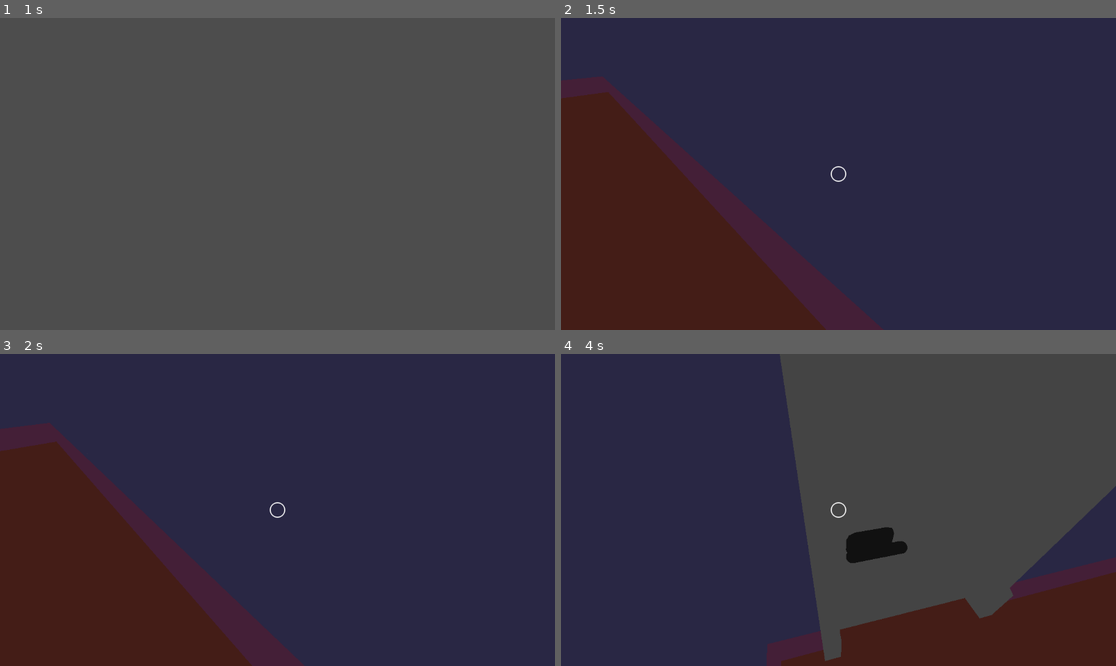
Above: before the commit, frames 1-4 (two rows, left to right).
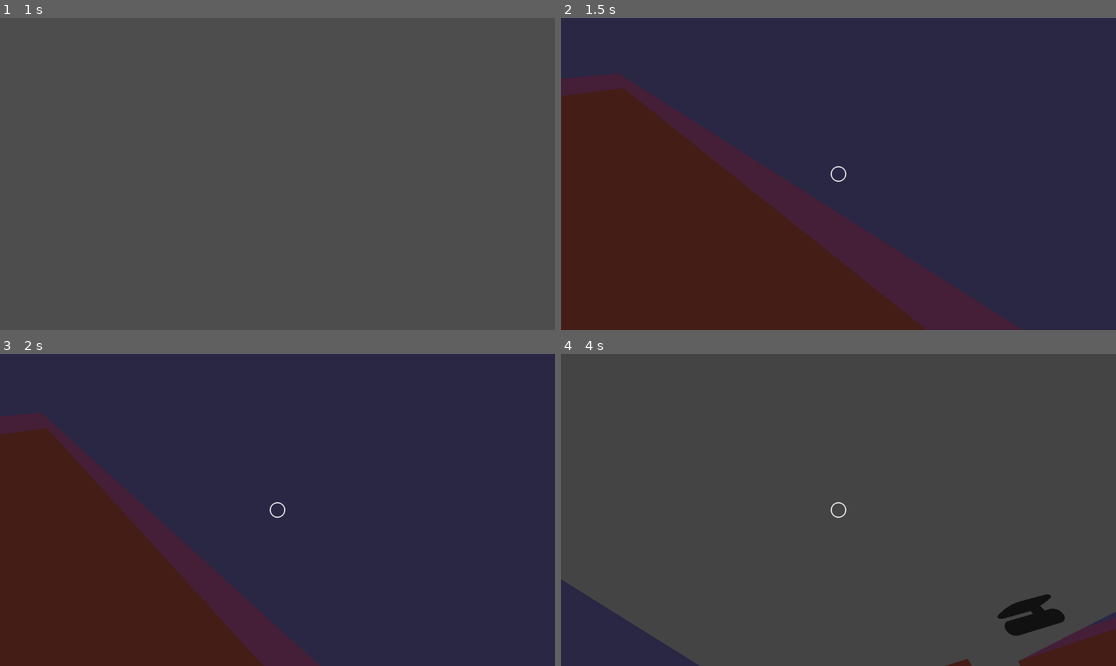
Above: after the commit, the same moments.

Repository: IAmNotIsaac/carliles-bad-dream
Game: Godot game, scene res://scenes/general/main.tscn
Same seed, same stepped clock (60 frames per second), same inputs: the game is played once before the commit and once after it.
Inputs (mouse positions are in pixels of both pictures, inside the frame that each line leads up to):
- Up to frame 1 (1 s): tap Enter at 0.5 s; move the mouse to (399, 158) at 0.52 s; hold D (move_right) from 0.53 s (still down); tap C (crawl) at 0.6 s; tap Space (jump) at 0.77 s
- Up to frame 2 (1.5 s): move the mouse to (810, 174) at 1.27 s; release D (move_right) at 1.28 s; hold W (move_forward) from 1.28 s (still down); tap C (crawl) at 1.35 s
- Up to frame 3 (2 s): keep holding W (move_forward); tap Space (jump) at 1.52 s
- Up to frame 4 (4 s): keep holding W (move_forward); move the mouse to (849, 503) at 2.02 s; press the mouse at (849, 503) at 2.03 s; tap C (crawl) at 2.3, 3.05, 3.6 s; move the mouse to (832, 516) at 2.77 s; release the mouse at (832, 516) at 2.78 s; tap Shift (walk) at 2.85 s; tap Space (jump) at 3.02, 3.5, 3.77 s; move the mouse to (877, 513) at 3.52 s

Frame 1 is identical in both runs. In frame 2, 16% of the frame differs, in the area x 0-83%, y 17-100%; in frame 3, 2.8%; in frame 4, 53%, in the area x 0-100%, y 0-100%.

Commit message:
a bit of polish here and there

Diff:
--- a/scenes/general/player.gd
+++ b/scenes/general/player.gd
@@ -80,6 +80,8 @@
 ## Private methods ##
 
 func _ready() -> void:
+	IntersceneData.force_player_state.connect(_on_force_state)
+
 	_interact_cast.collision_mask = _interact_collision_mask
 	_mesh.layers = _render_layers
 
@@ -93,6 +95,13 @@
 	if _cam_target != null:
 		_cam_target.set_cull_mask(_cam_target.get_cull_mask() & ~_mesh.layers)
 	_state.ready()
+
+	if IntersceneData.player_crawling:
+		_state.switch(States.CRAWL)
+
+
+func _on_force_state(state : States) -> void:
+	_state.switch(state)
 
 
 func _deferred_input(event : InputEvent) -> void:
@@ -209,11 +218,9 @@
 	var move_strafe = Vector3(cos(-theta) * input.x, 0.0, sin(-theta) * input.x)
 	var accel := _gravity * delta
 
-	var v := Vector2(velocity.x, velocity.z)
+	var v := Vector2(velocity.x + (move_forward.x + move_strafe.x) * _AIR_FRICTION, velocity.z + (move_forward.z + move_strafe.z) * _AIR_FRICTION)
 	v = v.limit_length(_air_speed)
 	velocity = Vector3(v.x, velocity.y, v.y)
-#	velocity.x = clamp(velocity.x + (move_forward.x + move_strafe.x) * _AIR_FRICTION, -_run_speed * speed_factor * max(_FAST_SPEED, 1.0), _run_speed * speed_factor * max(_FAST_SPEED, 1.0))
-#	velocity.z = clamp(velocity.z + (move_forward.z + move_strafe.z) * _AIR_FRICTION, -_run_speed * speed_factor * max(_FAST_SPEED, 1.0), _run_speed * speed_factor * max(_FAST_SPEED, 1.0))
 	velocity.y -= accel
 
 	move_and_slide()
@@ -273,9 +280,12 @@
 
 	if Input.is_action_just_pressed("crawl"):
 		_state.switch(States.GROUND)
+#		IntersceneData.force_player_state.emit(States.GROUND)
+		return
 
 	if not is_on_floor():
-		_state.switch(States.AIR)
+		IntersceneData.force_player_state.emit(States.AIR)
+		return
 
 
 func _sp_LAND(delta : float) -> void:
@@ -383,8 +393,13 @@
 
 
 func _sl_CRAWL() -> void:
+	IntersceneData.player_crawling = true
 	_crawl_collision()
 	_cam.position.y = _CRAWL_CAM_HEIGHT
+
+
+func _su_CRAWL() -> void:
+	IntersceneData.player_crawling = false
 
 
 func _sl_WALLRUN() -> void:
--- a/scenes/levels/carlile_room.gd
+++ b/scenes/levels/carlile_room.gd
@@ -7,7 +7,8 @@
 ## Private methods
 
 func _on_enter_carlile_dream_interacted_with() -> void:
-	Level.load_dream_world(Level.LEVELS.DREAM.TEST_DREAM_WORLD)
+	if Level.root_nodes.dream == null:
+		Level.load_dream_world(Level.LEVELS.DREAM.TEST_DREAM_WORLD)
 
 
 func _on_ceiling_light_visibility_changed() -> void:
--- a/scenes/levels/carlile_room.tscn
+++ b/scenes/levels/carlile_room.tscn
@@ -61,6 +61,7 @@
 _jump_force = 3.0
 _walk_speed = 2.0
 _run_speed = 1.0
+_crawl_speed = 0.35
 _wallrun_limit = 0
 _camera_target_path = NodePath("../CameraTarget")
 
@@ -245,7 +246,7 @@
 transform = Transform3D(1, 0, 0, 0, 1, 0, 0, 0, 1, 2, 0, 1)
 
 [node name="door" parent="Visual" instance=ExtResource("12_wrcht")]
-transform = Transform3D(1, 0, 0, 0, 1, 0, 0, 0, 1, 2, 1, 1)
+transform = Transform3D(-1, 0, -8.74228e-08, 0, 1, 0, 8.74228e-08, 0, -1, 2, 1, 1)
 
 [node name="light2" parent="Visual" instance=ExtResource("13_rtgam")]
 transform = Transform3D(1, 0, 0, 0, 1, 0, 0, 0, 1, 0, 2.5, -2)
--- a/scenes/levels/dream_world.gd
+++ b/scenes/levels/dream_world.gd
@@ -21,7 +21,7 @@
 ## Private methods
 
 func _ready() -> void:
-	environment_mode = bool_to_environment_mode(Level.root_nodes.real.is_light())
+	environment_mode = DreamWorld.bool_to_environment_mode(Level.root_nodes.real.is_light())
 	_update_environment()
 
 
--- a/singletons/interscene_data.gd
+++ b/singletons/interscene_data.gd
@@ -1,5 +1,8 @@
 extends Node
 
 
+signal force_player_state(state : Player.States)
+
 var player_camera_rot_x := 0.0
 var player_camera_rot_y := 0.0
+var player_crawling := false
